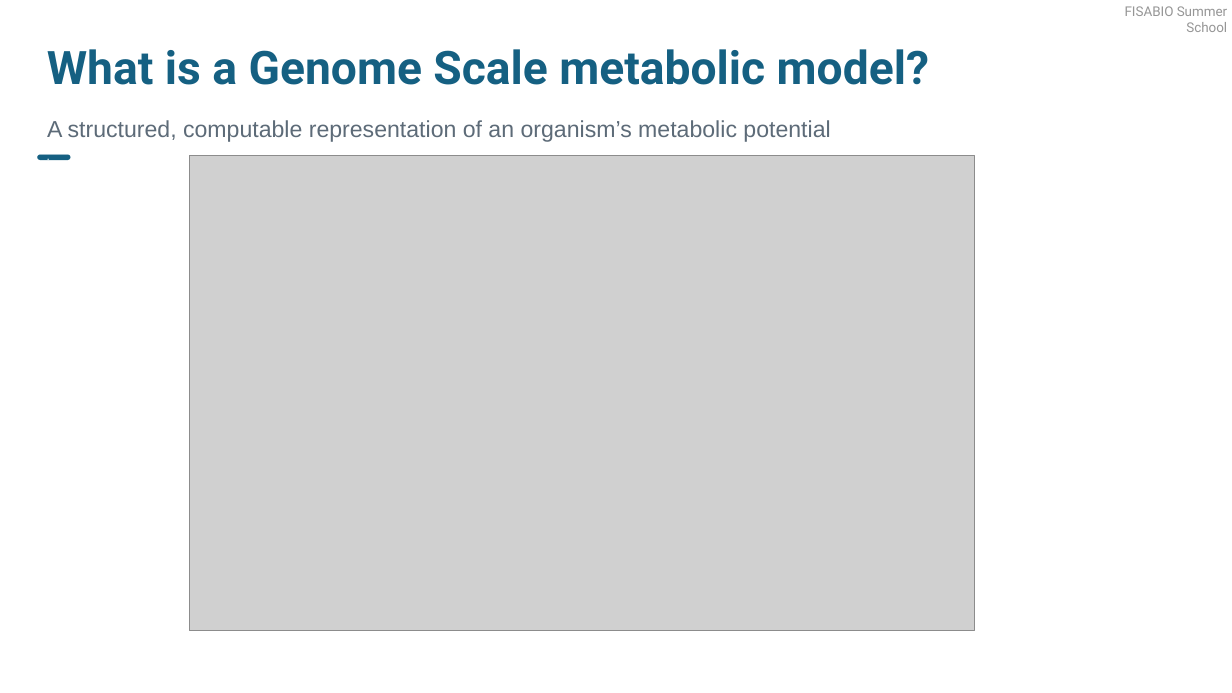
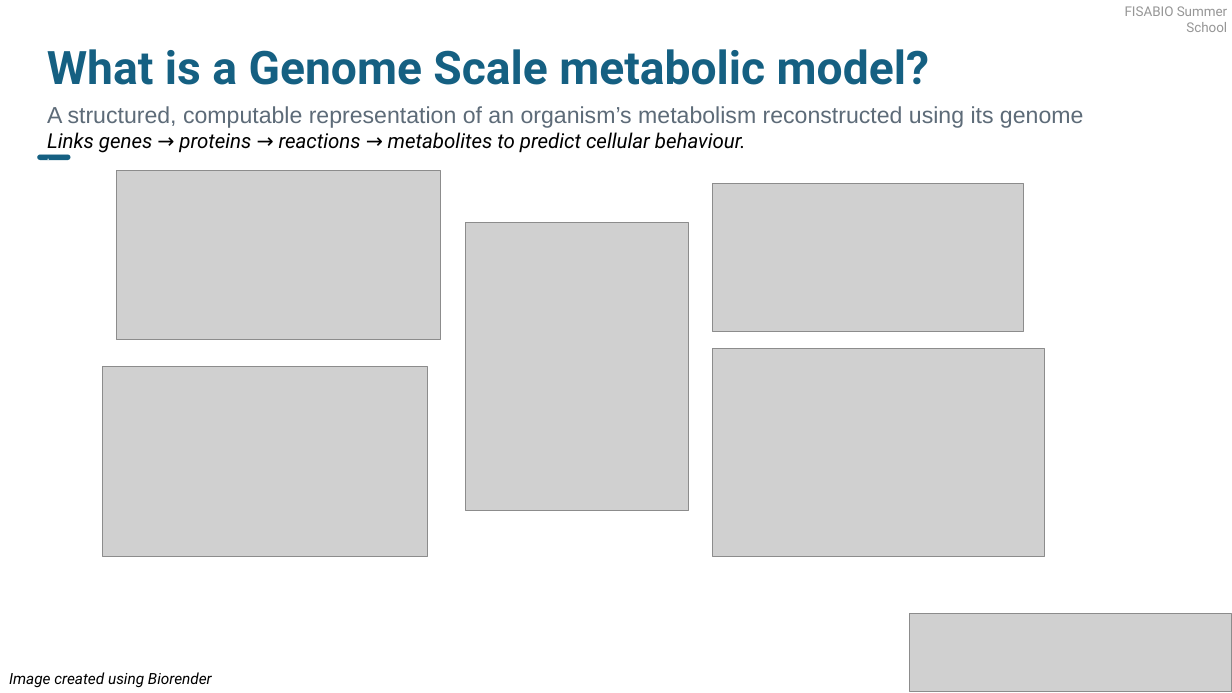
Before and after one commit to kshitijtandon/fisabio-gapseq-workshop, a slide deck: slide 8 of slides/FISABIO_workshop_v1.pptx. Drawn at 1232x693 pixels with LibreOffice and Linux fonts; fonts in the diff are those of the drawing; grey boxes stand for pictures. Boxes give left, top, right and bottom in pixels: in the first picture for what was removed or moved away, otherwise in the second. Text is boxed around its words. In the diff, an @@ line names an element or a change of style, - is before the commit and + after.

Commit message:
update the text flow and slides

```diff
--- a/slides/FISABIO_workshop_v1.pptx
+++ b/slides/FISABIO_workshop_v1.pptx
@@ text at bbox=[47, 106, 1083, 153]: text changed @@
-A structured, computable representation of an organism’s metabolic potential
+A structured, computable representation of an organism’s metabolism reconstructed using its genome
+Links genes → proteins → reactions → metabolites to predict cellular behaviour.
@@ picture added at bbox=[116, 170, 441, 340] @@
@@ picture removed at bbox=[189, 155, 975, 631] @@
@@ picture added at bbox=[713, 183, 1023, 332] @@
@@ picture added at bbox=[465, 223, 688, 510] @@
@@ picture added at bbox=[713, 349, 1044, 557] @@
@@ picture added at bbox=[103, 367, 427, 557] @@
@@ picture added at bbox=[910, 614, 1232, 692] @@
@@ text added at bbox=[9, 672, 212, 688], 12 pt, text #000000, italic @@
+Image created using Biorender
```
Also in this commit, not shown: 7 other slides changed, 5 slides added, 4 slides removed, 1 other file.
